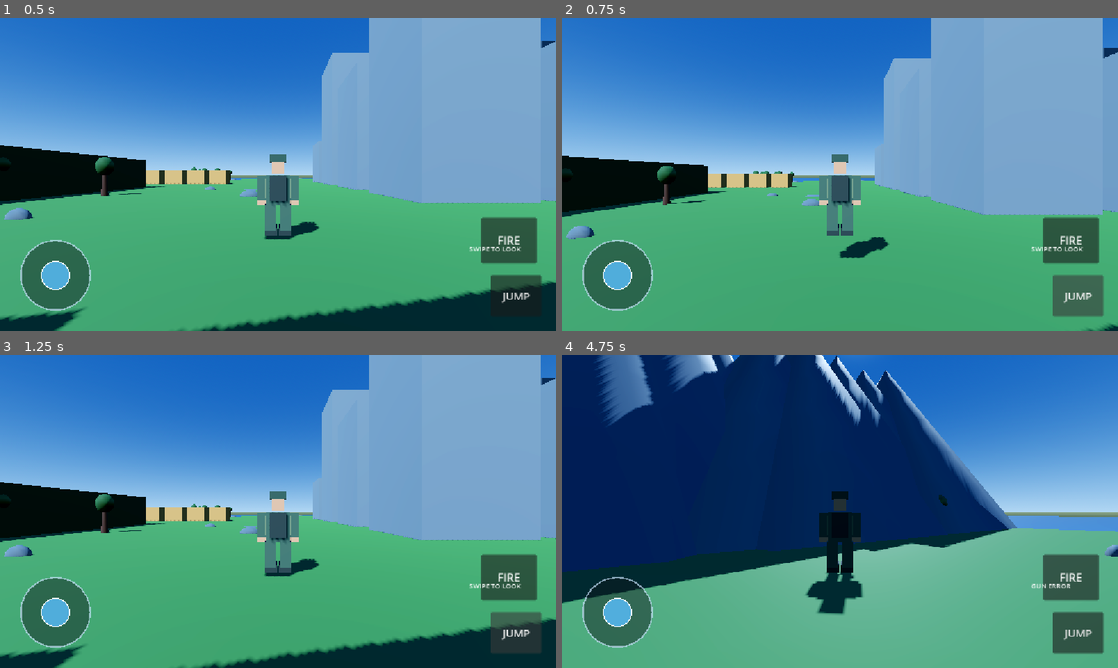
Above: before the commit, frames 1-4 (two rows, left to right).
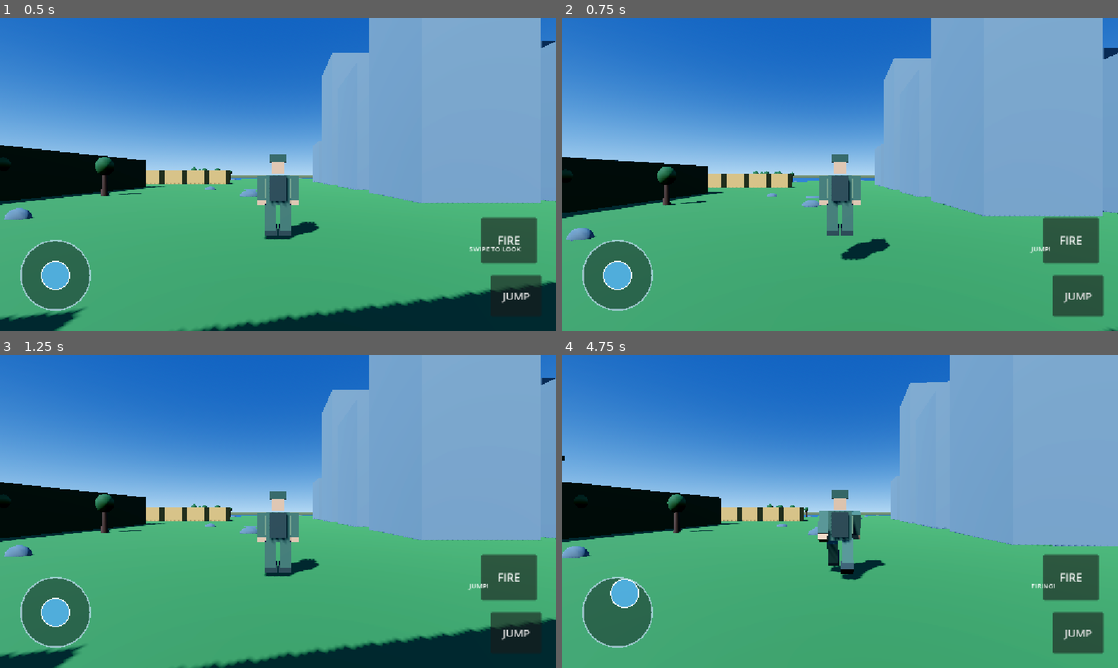
Above: after the commit, the same moments.

Repository: yadav429/ZORIX
Game: Godot game, scene res://Scenes/Main.tscn
Two runs of this game, one before a commit and one after it. Both use one fixed random seed, a clock stepped at 60 frames per second and the inputs below.
Inputs (mouse positions are in pixels of both pictures, inside the frame that each line leads up to):
- Up to frame 1 (0.5 s): no input
- Up to frame 2 (0.75 s): click (1079, 296) at 0.5 s, where only the run before the commit has a clickable "JUMP"
- Up to frame 3 (1.25 s): no input
- Up to frame 4 (4.75 s): click (1073, 577) at 1.25 s, where only the run before the commit has a clickable "FIRE"; tap Enter (ui_accept) at 2, 2.27 s; move the mouse to (962, 495) at 2.02 s; hold Right (ui_right) 2.03-2.75 s; click (962, 495) at 2.17 s; drag from (728, 527) to (812, 574) at 2.77 s; move the mouse to (895, 442) at 3.52 s; hold Right (ui_right) 3.53-4.25 s; click (895, 442) at 3.67 s; drag from (812, 574) to (673, 464) at 4.27 s

Frame 1 is identical in both runs. In frame 2, 1.0% of the frame differs, in the area x 0-100%, y 10-100%; in frame 3, 0.1%; in frame 4, 82%, in the area x 0-100%, y 0-100%.
Error after the commit: Invalid call. Nonexistent function 'shoot' in base 'CharacterBody3D (player.gd)'. (res://Scripts/mobile_ui.gd:186)

Commit message:
Fix fire button freeze with single shot

Diff:
--- a/Scripts/mobile_ui.gd
+++ b/Scripts/mobile_ui.gd
@@ -16,16 +16,19 @@
 var fire_button: Button
 var hint_label: Label
 
+var firing := false
 var joystick_id := -1
 var camera_id := -1
+var jump_id := -1
+var fire_id := -1
+
 var joystick_value := Vector2.ZERO
 var screen_size := Vector2.ZERO
 
 const JOYSTICK_RADIUS := 65.0
-const JOYSTICK_DETECT_RADIUS := 110.0
 
 func _ready():
-    print("ZORIX COMBAT UI READY")
+    print("ZORIX MULTITOUCH SYSTEM READY")
 
     player = get_tree().get_first_node_in_group("player")
     screen_size = get_viewport().get_visible_rect().size
@@ -43,22 +46,20 @@
     jump_button = Button.new()
     jump_button.text = "JUMP"
     jump_button.custom_minimum_size = Vector2(105, 85)
+    jump_button.size = Vector2(105, 85)
+    jump_button.mouse_filter = Control.MOUSE_FILTER_IGNORE
     jump_button.add_theme_font_size_override("font_size", 22)
     root.add_child(jump_button)
-    jump_button.pressed.connect(_jump)
 
     fire_button = Button.new()
     fire_button.text = "FIRE"
     fire_button.custom_minimum_size = Vector2(115, 95)
+    fire_button.size = Vector2(115, 95)
+    fire_button.mouse_filter = Control.MOUSE_FILTER_IGNORE
     fire_button.add_theme_font_size_override("font_size", 23)
-    fire_button.add_theme_color_override(
-        "font_color", Color("#ffffff")
-    )
-    fire_button.add_theme_color_override(
-        "font_pressed_color", Color("#ffccaa")
-    )
+    fire_button.add_theme_color_override("font_color", Color.WHITE)
+    fire_button.add_theme_color_override("font_pressed_color", Color("#ffccaa"))
     root.add_child(fire_button)
-    fire_button.pressed.connect(_fire)
 
     hint_label = Label.new()
     hint_label.text = "SWIPE TO LOOK"
@@ -94,7 +95,7 @@
     joystick.queue_redraw()
 
     var p = get_player()
-    if p != null and p.has_method("set_mobile_move"):
+    if p != null:
         p.set_mobile_move(joystick_value)
 
 func reset_joystick():
@@ -104,63 +105,88 @@
     joystick.queue_redraw()
 
     var p = get_player()
-    if p != null and p.has_method("set_mobile_move"):
+    if p != null:
         p.set_mobile_move(Vector2.ZERO)
 
 func _input(event):
     if event is InputEventScreenTouch:
+
         if event.pressed:
-            if jump_button.get_global_rect().has_point(event.position):
+            # JUMP TOUCH
+            if jump_id == -1 and jump_button.get_global_rect().has_point(event.position):
+                jump_id = event.index
+                _jump()
+                hint_label.text = "JUMP!"
+                get_viewport().set_input_as_handled()
                 return
 
-            if fire_button.get_global_rect().has_point(event.position):
+            # FIRE TOUCH
+            if fire_id == -1 and fire_button.get_global_rect().has_point(event.position):
+                fire_id = event.index
+                _fire()
+                hint_label.text = "FIRING!"
+                get_viewport().set_input_as_handled()
                 return
 
-            var center = joystick.position + joystick.size / 2.0
-            var distance = event.position.distance_to(center)
-
-            if joystick_id == -1 and distance <= JOYSTICK_DETECT_RADIUS:
+            # JOYSTICK TOUCH
+            if joystick_id == -1 and event.position.x < screen_size.x * 0.5:
                 joystick_id = event.index
                 update_joystick(event.position)
+                get_viewport().set_input_as_handled()
+                return
 
-            elif camera_id == -1 and event.position.x > screen_size.x * 0.55:
+            # CAMERA TOUCH
+            if camera_id == -1 and event.position.x > screen_size.x * 0.55:
                 camera_id = event.index
+                get_viewport().set_input_as_handled()
+                return
+
         else:
+            # RELEASE JOYSTICK
             if event.index == joystick_id:
                 reset_joystick()
 
+            # RELEASE FIRE
+            if event.index == fire_id:
+                fire_id = -1
+                _stop_fire()
+
+            # RELEASE JUMP
+            if event.index == jump_id:
+                jump_id = -1
+
+            # RELEASE CAMERA
             if event.index == camera_id:
                 camera_id = -1
 
     elif event is InputEventScreenDrag:
+
         if event.index == joystick_id:
             update_joystick(event.position)
+            get_viewport().set_input_as_handled()
 
         elif event.index == camera_id:
             var p = get_player()
-            if p != null and p.has_method("rotate_camera"):
+            if p != null:
                 p.rotate_camera(event.relative.x, event.relative.y)
+            get_viewport().set_input_as_handled()
 
 func _jump():
     var p = get_player()
-    if p != null and p.has_method("jump"):
+    if p != null:
         p.jump()
+        print("ZORIX JUMP EXECUTED")
 
 func _fire():
-    print("ZORIX FIRE BUTTON PRESSED")
+    firing = false
+    print("ZORIX SINGLE FIRE")
 
     var p = get_player()
+    if p != null:
+        p.shoot()
 
-    if p == null:
-        print("ZORIX ERROR: PLAYER NOT FOUND")
-        hint_label.text = "PLAYER NOT FOUND"
-        return
+func _stop_fire():
+    firing = false
 
-    if not p.has_method("shoot"):
-        print("ZORIX ERROR: SHOOT METHOD MISSING")
-        hint_label.text = "GUN ERROR"
-        return
-
-    print("ZORIX: SHOOT FUNCTION CALLED")
-    hint_label.text = "FIRE!"
-    p.shoot()
+func _process(_delta):
+    pass
